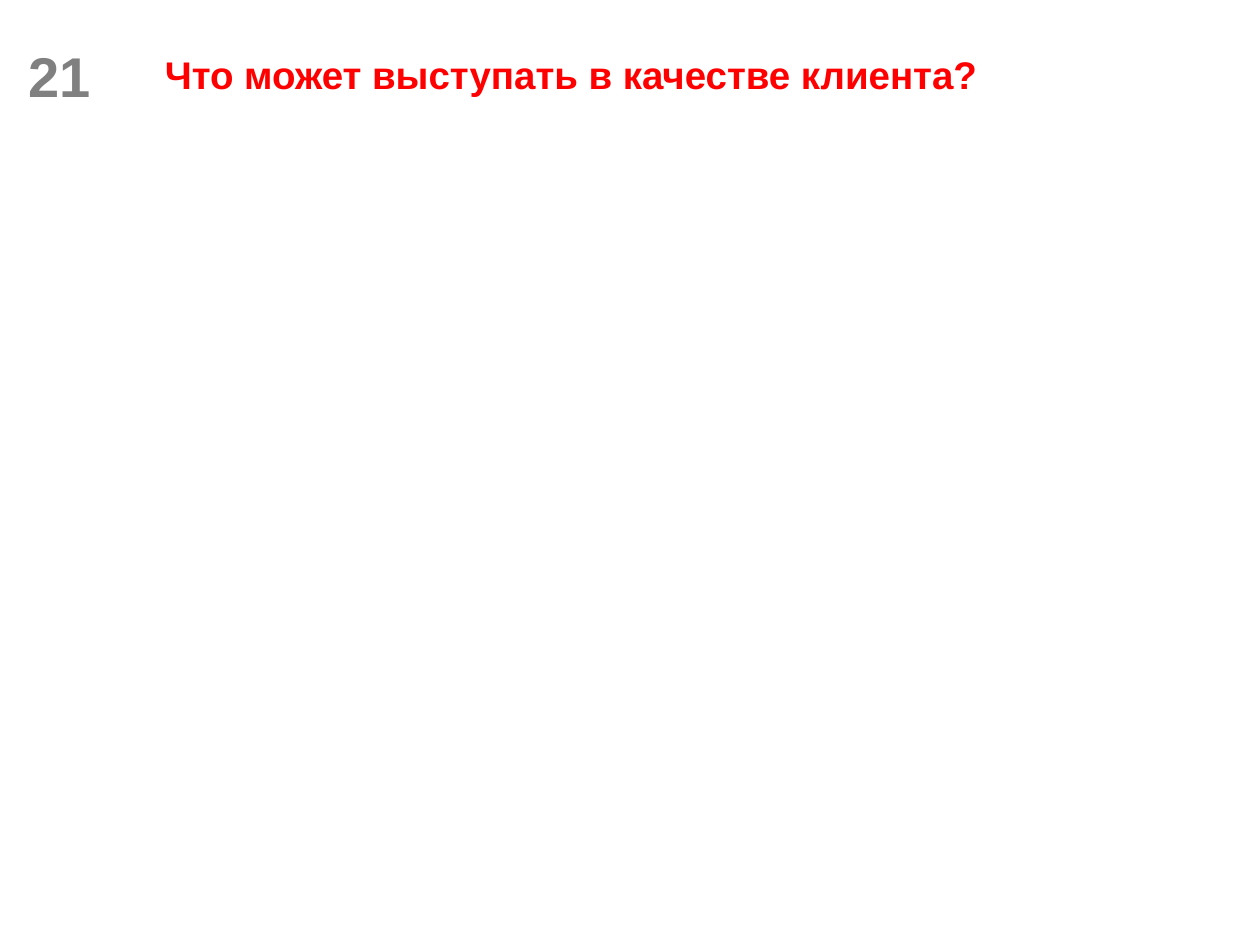
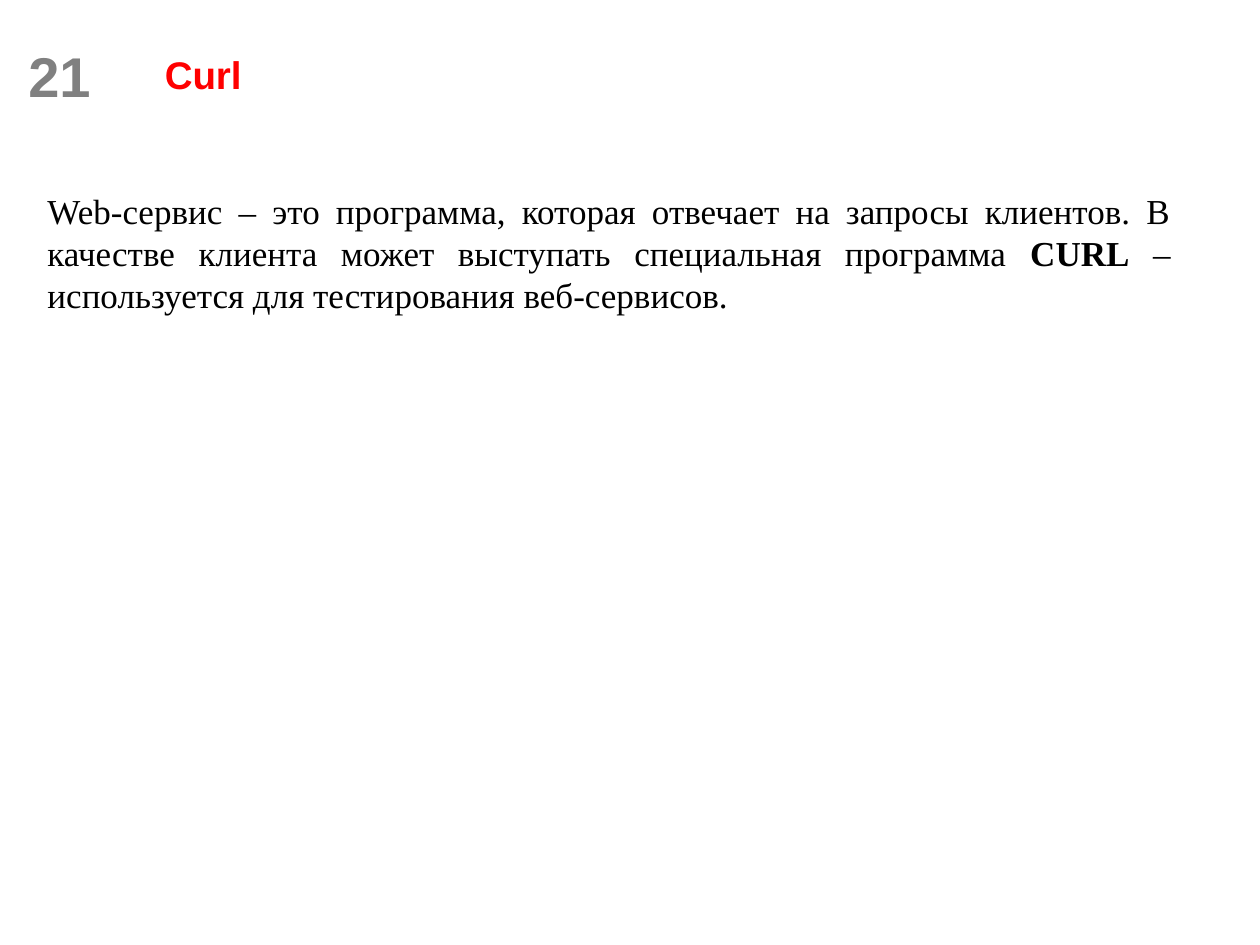
Before and after one commit to scareme/web_flask, a slide deck: slide 21 of Разработка веб-сервисов.pptx. Drawn at 1260x945 pixels with LibreOffice and Linux fonts; fonts in the diff are those of the drawing; background and template pictures are left out. Boxes give left, top, right and bottom in pixels: in the first picture for what was removed or moved away, otherwise in the second. Text is boxed around its words. In the diff, an @@ line names an element or a change of style, - is before the commit and + after.

```diff
--- a/Разработка веб-сервисов.pptx
+++ b/Разработка веб-сервисов.pptx
@@ title at [165, 61, 242, 90]: text changed @@
-Что может выступать в качестве клиента?
+Curl
@@ text added at [47, 199, 1169, 316], 20 pt, text #000000 @@
+Web-сервис – это программа, которая отвечает на запросы клиентов. В качестве клиента может выступать специальная программа CURL – используется для тестирования веб-сервисов.
```
Also in this commit, not shown: 2 other slides changed, 1 slide removed, 2 other files.
